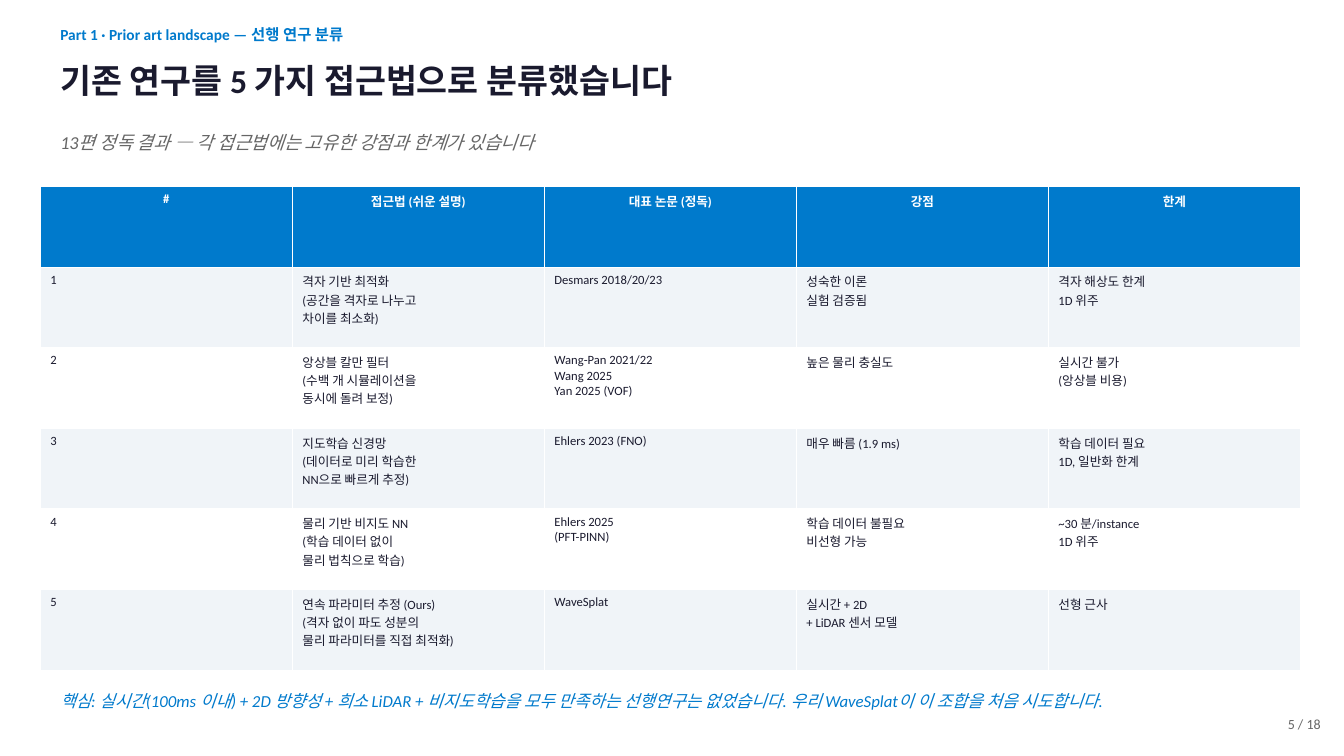
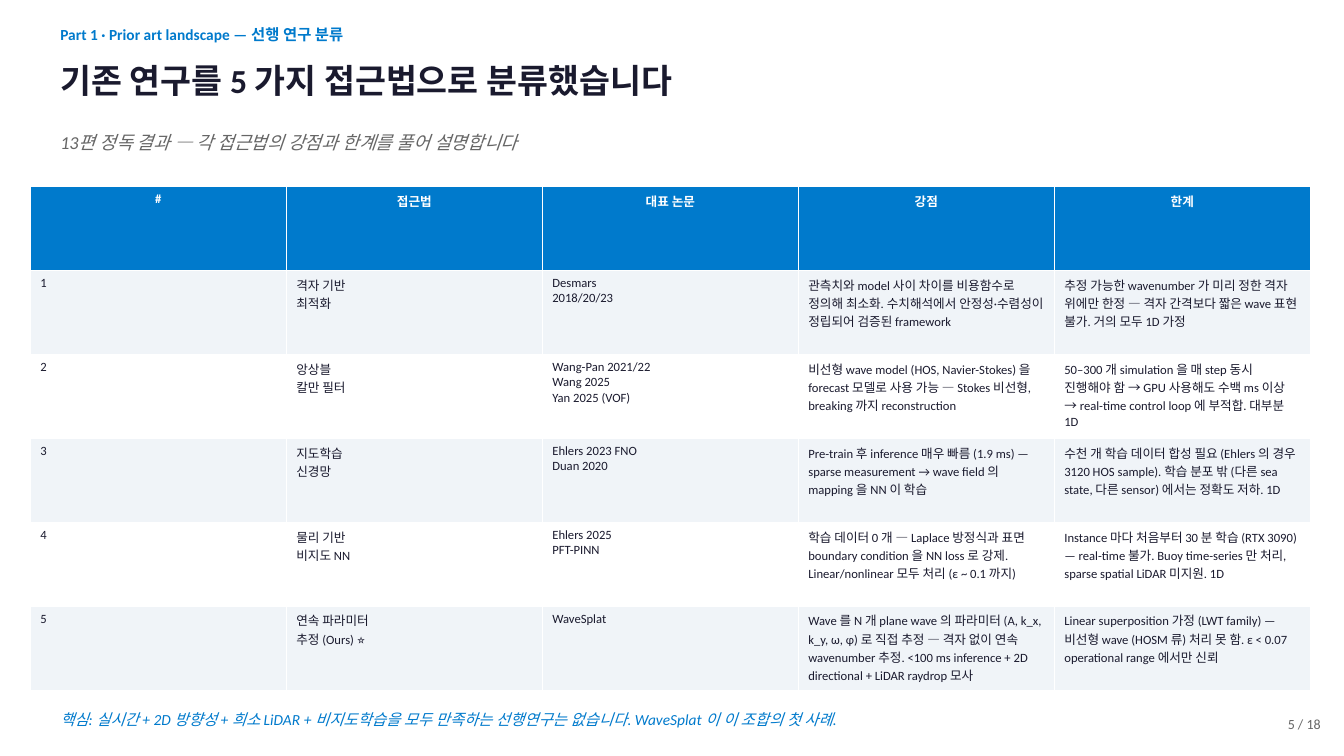
Before and after one commit to SAEYONGPARK94/wavesplat, a slide deck: slide 5 of wavesplat/docs/labmeeting_2026_05_13.pptx. Drawn at 1344x756 pixels with LibreOffice and Linux fonts; fonts in the diff are those of the drawing. Boxes give left, top, right and bottom in pixels: in the first picture for what was removed or moved away, otherwise in the second. Text is boxed around its words. In the diff, an @@ line names an element or a change of style, - is before the commit and + after.

```diff
--- a/wavesplat/docs/labmeeting_2026_05_13.pptx
+++ b/wavesplat/docs/labmeeting_2026_05_13.pptx
@@ text at box(99, 134, 518, 151): text changed @@
-13편 정독 결과 — 각 접근법에는 고유한 강점과 한계가 있습니다
+13편 정독 결과 — 각 접근법의 강점과 한계를 풀어 설명합니다
@@ table at box(30, 187, 1311, 691) @@
-row 1, column 2: 접근법 (쉬운 설명)
+row 1, column 2: 접근법
-row 1, column 3: 대표 논문 (정독)
+row 1, column 3: 대표 논문
-row 2: 1 | 격자 기반 최적화 (공간을 격자로 나누고 차이를 최소화) | Desmars 2018/20/23 | 성숙한 이론 실험 검증됨 | 격자 해상도 한계 1D 위주
+row 2: 1 | 격자 기반 최적화 | Desmars 2018/20/23 | 관측치와 model 사이 차이를 비용함수로 정의해 최소화. 수치해석에서 안정성·수렴성이 정립되어 검증된 framework | 추정 가능한 wavenumber 가 미리 정한 격자 위에만 한정 — 격자 간격보다 짧은 wave 표현 불가. 거의 모두 1D 가정
-row 3: 2 | 앙상블 칼만 필터 (수백 개 시뮬레이션을 동시에 돌려 보정) | Wang-Pan 2021/22 Wang 2025 Yan 2025 (VOF) | 높은 물리 충실도 | 실시간 불가 (앙상블 비용)
+row 3: 2 | 앙상블 칼만 필터 | Wang-Pan 2021/22 Wang 2025 Yan 2025 (VOF) | 비선형 wave model (HOS, Navier-Stokes) 을 forecast 모델로 사용 가능 — Stokes 비선형, breaking 까지 reconstruction | 50–300 개 simulation 을 매 step 동시 진행해야 함 → GPU 사용해도 수백 ms 이상 → real-time control loop 에 부적합. 대부분 1D
-row 4: 3 | 지도학습 신경망 (데이터로 미리 학습한 NN으로 빠르게 추정) | Ehlers 2023 (FNO) | 매우 빠름 (1.9 ms) | 학습 데이터 필요 1D, 일반화 한계
+row 4: 3 | 지도학습 신경망 | Ehlers 2023 FNO Duan 2020 | Pre-train 후 inference 매우 빠름 (1.9 ms) — sparse measurement → wave field 의 mapping 을 NN 이 학습 | 수천 개 학습 데이터 합성 필요 (Ehlers 의 경우 3120 HOS sample). 학습 분포 밖 (다른 sea state, 다른 sensor) 에서는 정확도 저하. 1D
-row 5: 4 | 물리 기반 비지도 NN (학습 데이터 없이 물리 법칙으로 학습) | Ehlers 2025 (PFT-PINN) | 학습 데이터 불필요 비선형 가능 | ~30 분/instance 1D 위주
+row 5: 4 | 물리 기반 비지도 NN | Ehlers 2025 PFT-PINN | 학습 데이터 0 개 — Laplace 방정식과 표면 boundary condition 을 NN loss 로 강제. Linear/nonlinear 모두 처리 (ε ~ 0.1 까지) | Instance 마다 처음부터 30 분 학습 (RTX 3090) — real-time 불가. Buoy time-series 만 처리, sparse spatial LiDAR 미지원. 1D
-row 6: 5 | 연속 파라미터 추정 (Ours) (격자 없이 파도 성분의 물리 파라미터를 직접 최적화) | WaveSplat | 실시간 + 2D + LiDAR 센서 모델 | 선형 근사
+row 6: 5 | 연속 파라미터 추정 (Ours) ⭐ | WaveSplat | Wave 를 N 개 plane wave 의 파라미터 (A, k_x, k_y, ω, φ) 로 직접 추정 — 격자 없이 연속 wavenumber 추정. <100 ms inference + 2D directional + LiDAR raydrop 모사 | Linear superposition 가정 (LWT family) — 비선형 wave (HOSM 류) 처리 못 함. ε < 0.07 operational range 에서만 신뢰
@@ table: place and size @@
-table at box(40, 187, 1301, 670)
+table at box(30, 187, 1311, 691)
@@ text at box(60, 712, 832, 728): text changed; size 12 to 11 pt @@
-핵심: 실시간(100ms 이내) + 2D 방향성 + 희소 LiDAR + 비지도학습을 모두 만족하는 선행연구는 없었습니다. 우리 WaveSplat이 이 조합을 처음 시도합니다.
+핵심: 실시간 + 2D 방향성 + 희소 LiDAR + 비지도학습을 모두 만족하는 선행연구는 없습니다. WaveSplat 이 이 조합의 첫 사례.
```
Also in this commit, not shown: 2 other slides changed, 2 slides added, 1 slide removed, 6 other files.
